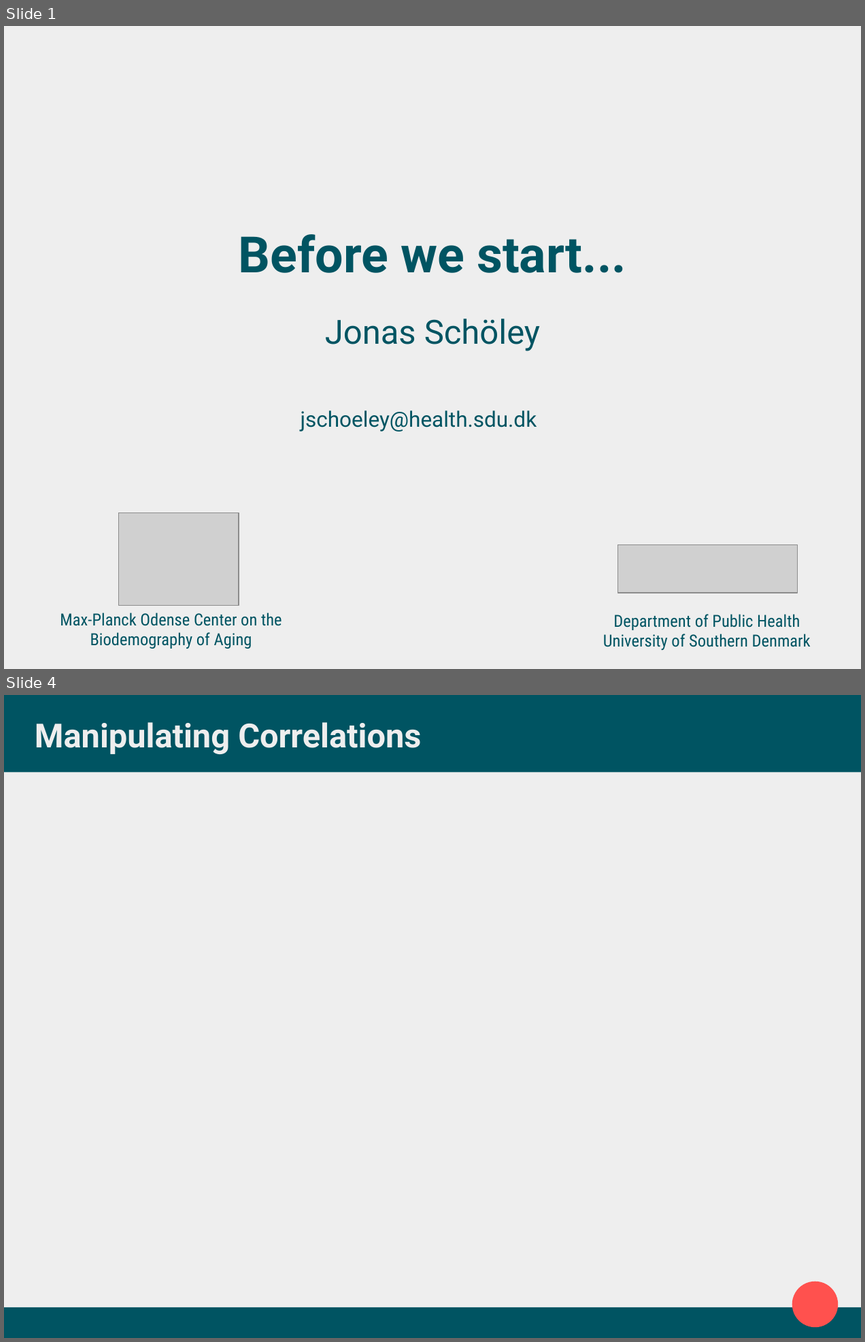
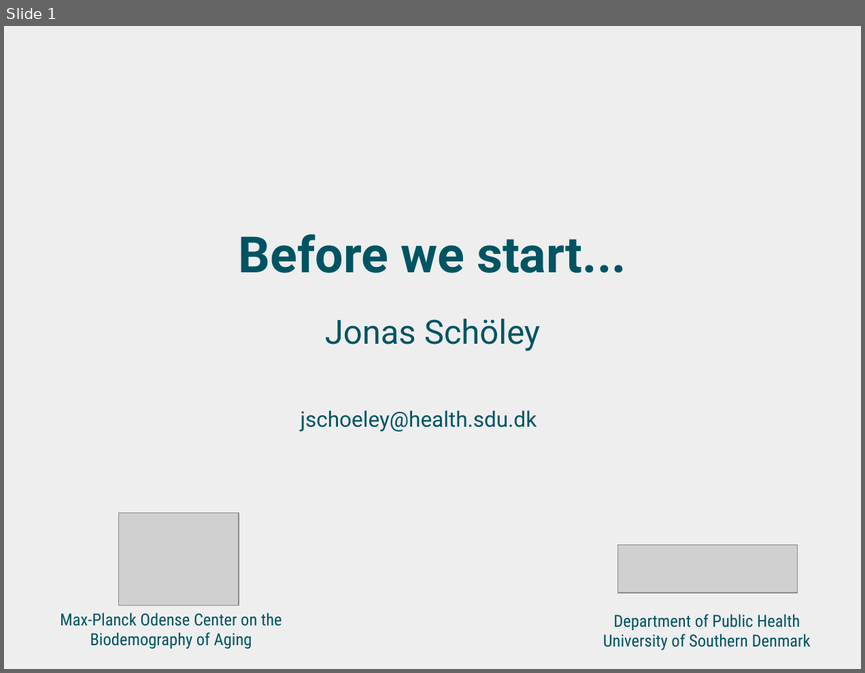
Before and after one commit to jschoeley/2016-edsd-viz, a slide deck: 0-preparation/1-preparation.odp. Shown one above the other, each under a label of ours: slides 1 and 4 before the commit, slide 1 after it; the slides between them are not shown. The pictures are 865x1342 and 865x673 pixels, drawn with LibreOffice and Linux fonts; fonts in the diff are those of the drawing; grey boxes stand for pictures. Boxes give left, top, right and bottom in pixels: in the first picture for what was removed or moved away, otherwise in the second. Text is boxed around its words. In the diff, an @@ line names an element or a change of style, - is before the commit and + after.

```diff
--- a/0-preparation/1-preparation.odp
+++ b/0-preparation/1-preparation.odp
@@ slide 4 removed at (4,695,861,1338), background #EEEEEE @@
@@ rectangle removed at (4,695,861,772) @@
@@ title removed at (35,722,421,754) @@
-Manipulating Correlations
@@ ellipse removed at (792,1281,838,1327) @@
@@ rectangle removed at (4,1307,861,1338) @@
```
Also in this commit, not shown: 2 slides changed, 4 slides added, 3 other slides removed, 6 other files.
